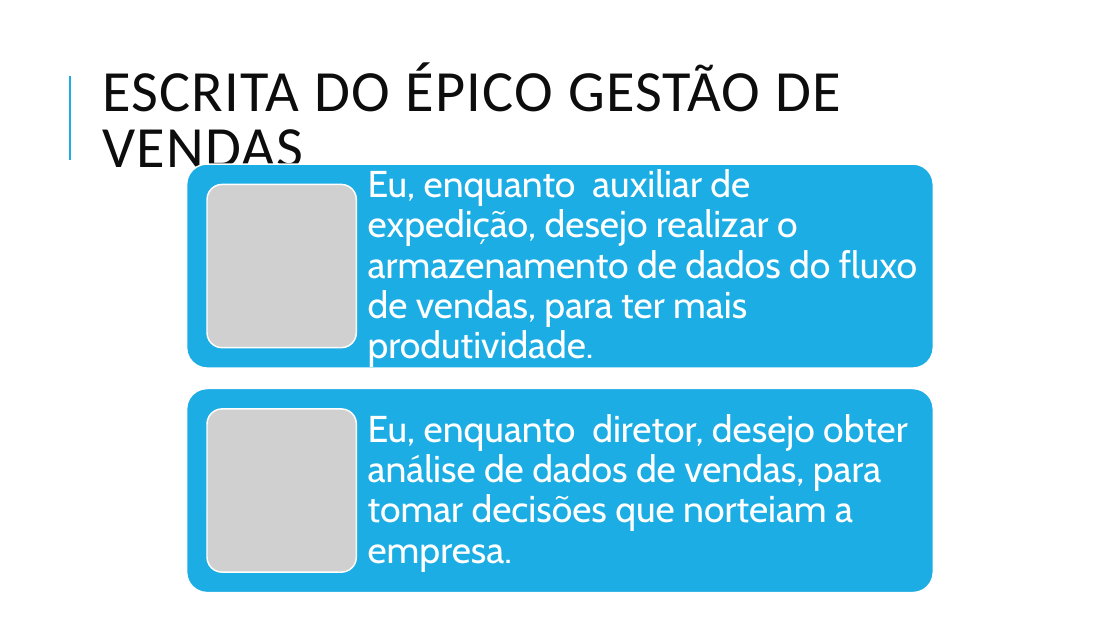
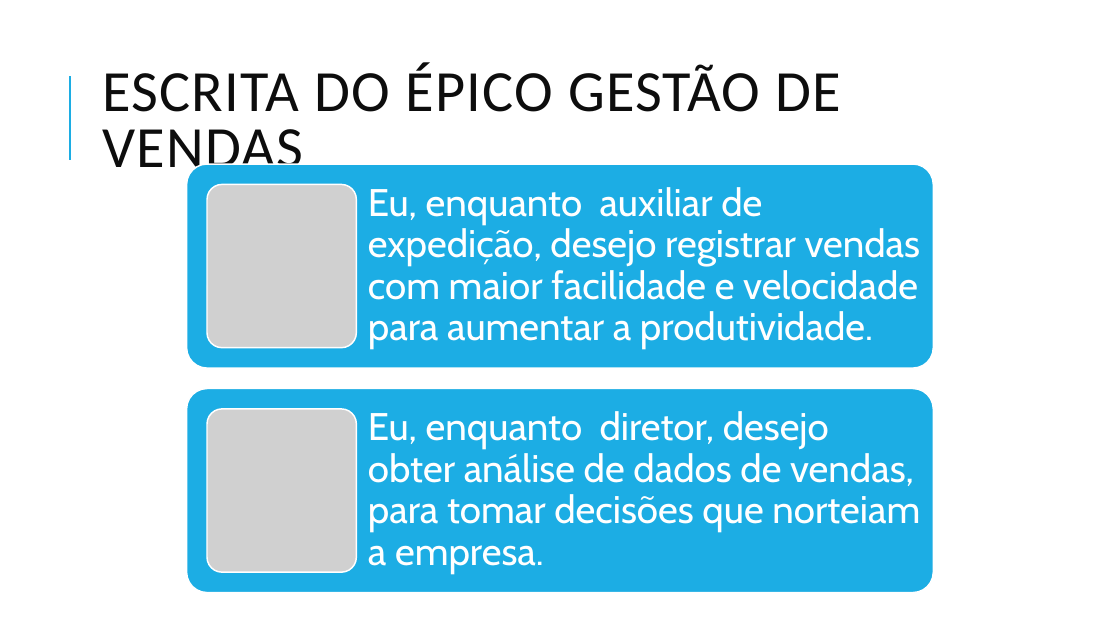
Before and after one commit to allancac/TCC_Desenvolvimento_Web_Full_Stack_2021, a slide deck: slide 2 of PBB – Product Baklog Building.pptx. Drawn at 1120x630 pixels with LibreOffice and Linux fonts; fonts in the diff are those of the drawing; grey boxes stand for pictures. Boxes give left, top, right and bottom in pixels: in the first picture for what was removed or moved away, otherwise in the second. Text is boxed around its words. In the diff, an @@ line names an element or a change of style, - is before the commit and + after.

```diff
--- a/PBB – Product Baklog Building.pptx
+++ b/PBB – Product Baklog Building.pptx
@@ text at <box>368,187,921,350</box>: text changed; size 32 to 33 pt @@
-Eu, enquanto auxiliar de expedição, desejo realizar o armazenamento de dados do fluxo de vendas, para ter mais produtividade.
+Eu, enquanto auxiliar de expedição, desejo registrar vendas com maior facilidade e velocidade para aumentar a produtividade.
@@ text "Eu, enquanto diretor, desejo obter ..." at <box>368,411,920,574</box>: size 32 to 33 pt @@
```
Also in this commit, not shown: 7 other slides changed, 12 slides added, 5 slides removed, 5 other files.
